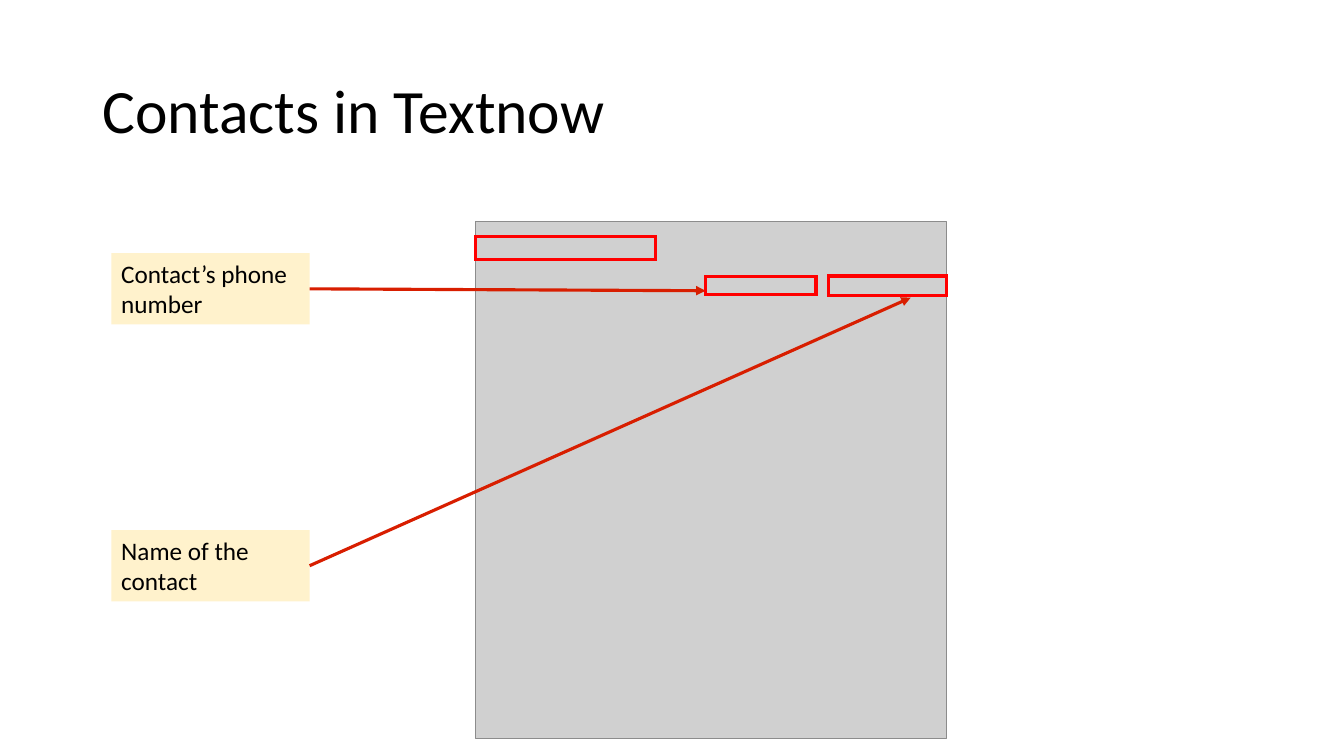
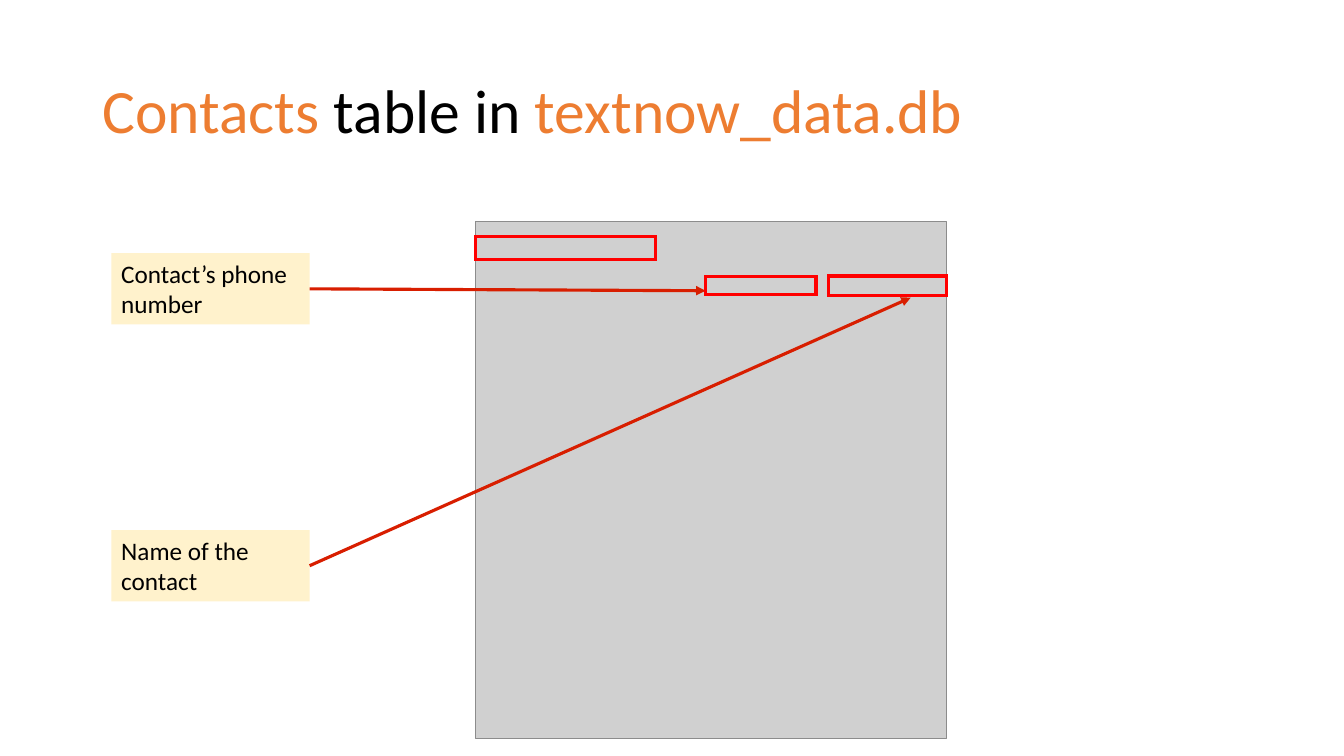
Before and after one commit to frankwxu/digital-forensics-lab, a slide deck: slide 15 of Android10/5_3_2_Third_Party_App_Investigation _textnow.pptx (slide 16 before the commit). Drawn at 1344x756 pixels with LibreOffice and Linux fonts; fonts in the diff are those of the drawing; grey boxes stand for pictures; background and template pictures are left out. Boxes give left, top, right and bottom in pixels: in the first picture for what was removed or moved away, otherwise in the second. Text is boxed around its words. In the diff, an @@ line names an element or a change of style, - is before the commit and + after.

```diff
--- a/Android10/5_3_2_Third_Party_App_Investigation _textnow.pptx
+++ b/Android10/5_3_2_Third_Party_App_Investigation _textnow.pptx
@@ title at (x1=102, y1=90, x2=962, y2=142): text changed; text colour #000000 to #ED7D31 @@
-Contacts in Textnow
+Contacts table in textnow_data.db
```
Also in this commit, not shown: 7 other slides changed, 1 slide removed, 1 other file.
